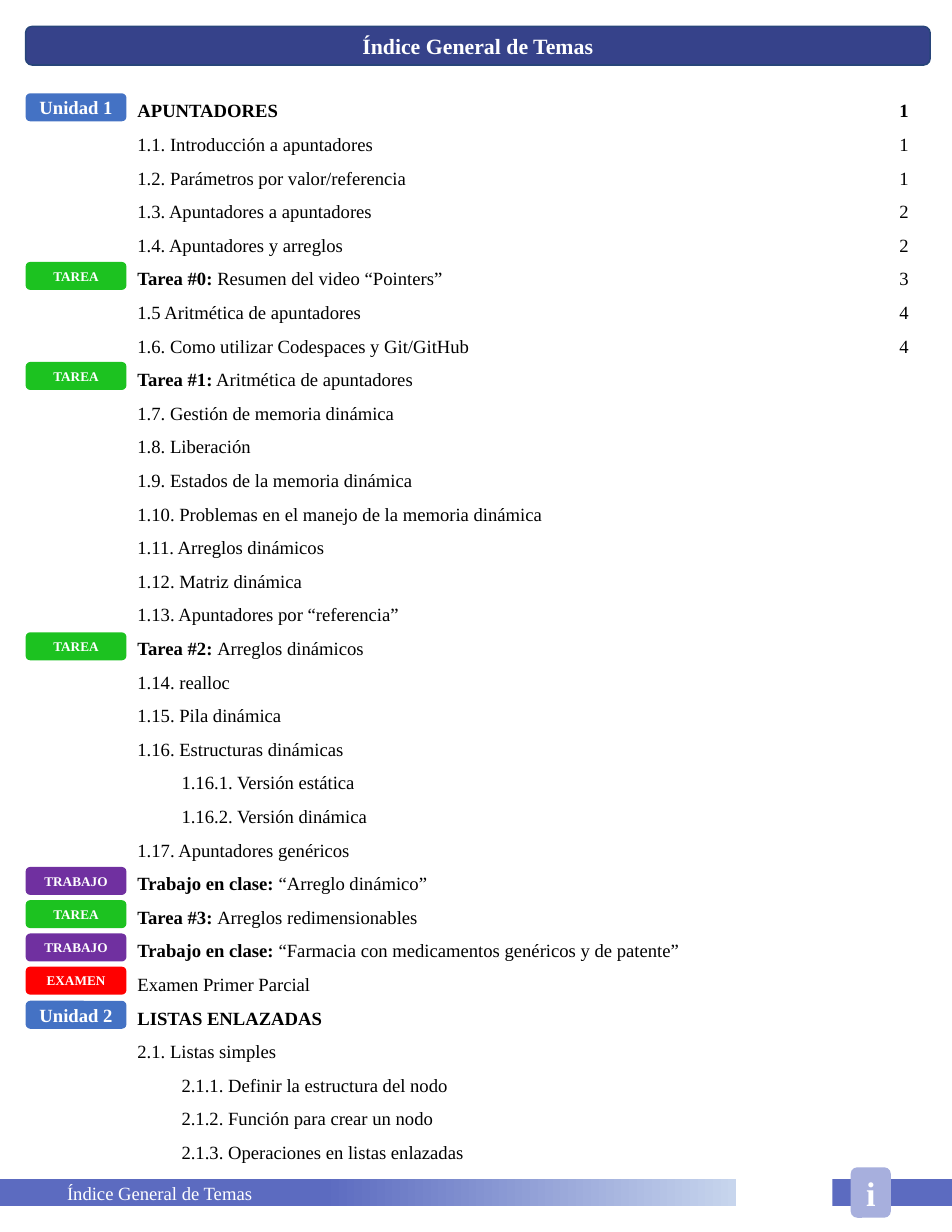
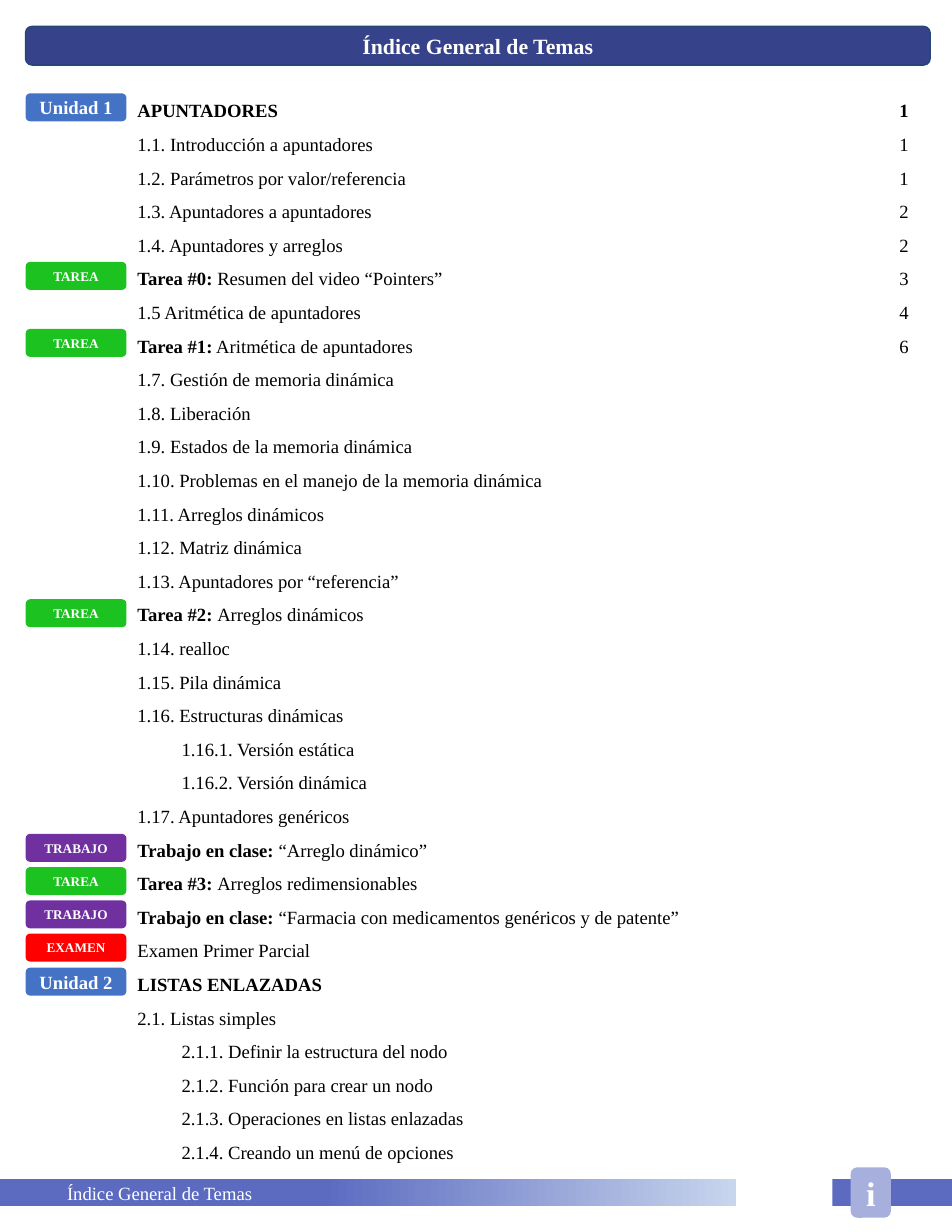
Before and after one commit to HugoEsparzaC/Libreta-Estructuras-II, a slide deck: slide 3 of Estructuras de Datos II.pptx. Drawn at 952x1232 pixels with LibreOffice and Linux fonts; fonts in the diff are those of the drawing. Boxes give left, top, right and bottom in pixels: in the first picture for what was removed or moved away, otherwise in the second. Text is boxed around its words. In the diff, an @@ line names an element or a change of style, - is before the commit and + after.

```diff
--- a/Estructuras de Datos II.pptx
+++ b/Estructuras de Datos II.pptx
@@ text at (137, 340, 469, 357): paragraph removed @@
-1.6. Como utilizar Codespaces y Git/GitHub
@@ text at (899, 340, 908, 354): text changed @@
-4
+6
@@ 7 rounded rectangles: place and size @@
-7 rounded rectangles at (26, 362, 127, 1029)
+7 rounded rectangles at (26, 329, 127, 996)
@@ text at (182, 1146, 453, 1163): paragraph added @@
+2.1.4. Creando un menú de opciones
```
Also in this commit, not shown: 4 other slides changed, 6 slides added, 1 other file.
